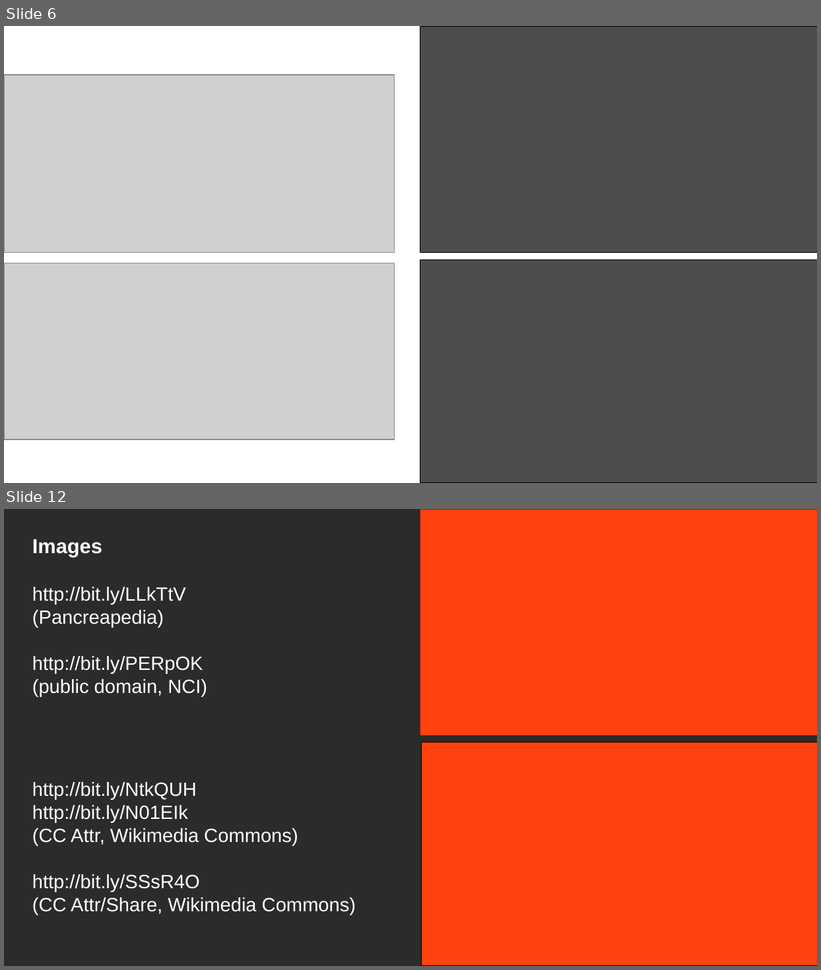
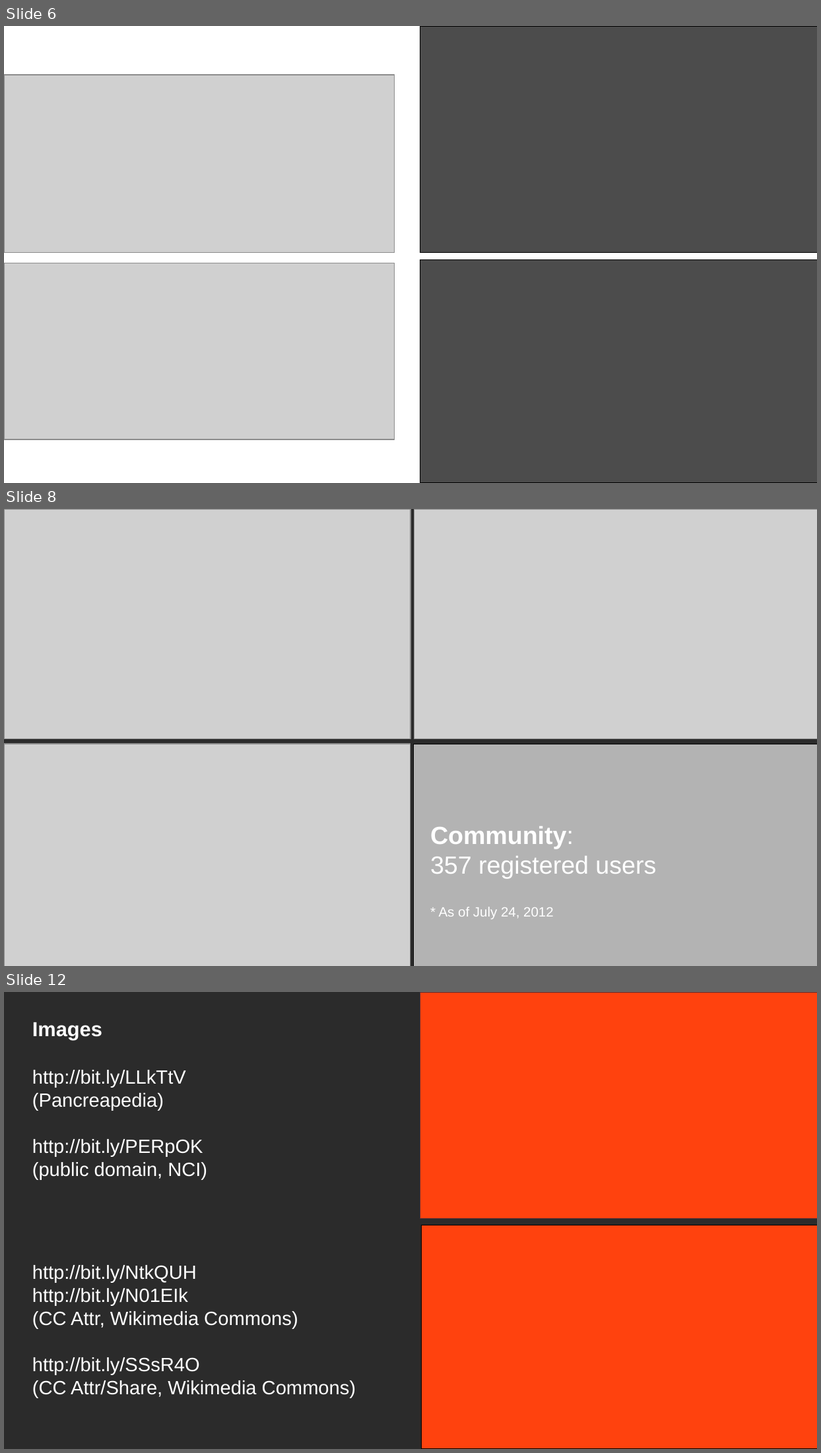
Before and after one commit to bryanesmith/panc-lightning-talk, a slide deck: pancreapedia-mlib-lightning.2012-07.odp. Shown one above the other, each under a label of ours: slides 6 and 12 before the commit, slides 6, 8 and 12 after it; the slides between them are not shown. The pictures are 821x970 and 821x1453 pixels, drawn with LibreOffice and Linux fonts; fonts in the diff are those of the drawing; grey boxes stand for pictures; background and template pictures are left out; a plain dark background stands for a picture behind light text. Boxes give left, top, right and bottom in pixels: in the first picture for what was removed or moved away, otherwise in the second. Text is boxed around its words. In the diff, an @@ line names an element or a change of style, - is before the commit and + after.

Commit message:
Added text to remaining slides... =)

```diff
--- a/pancreapedia-mlib-lightning.2012-07.odp
+++ b/pancreapedia-mlib-lightning.2012-07.odp
@@ slide 8 added at (4,509,817,966), background picture (left out) @@
@@ picture added at (4,509,411,739) @@
@@ picture added at (414,509,817,739) @@
@@ picture added at (4,744,411,966) @@
@@ rectangle added at (414,744,817,966), fill #B3B3B3, outline #000000 0 pt @@
@@ text added at (430,826,656,920), 22 pt, text #FFFFFF @@
+Community:
+357 registered users
+* As of July 24, 2012
```
Also in this commit, not shown: 4 other slides added, 5 slides removed.
